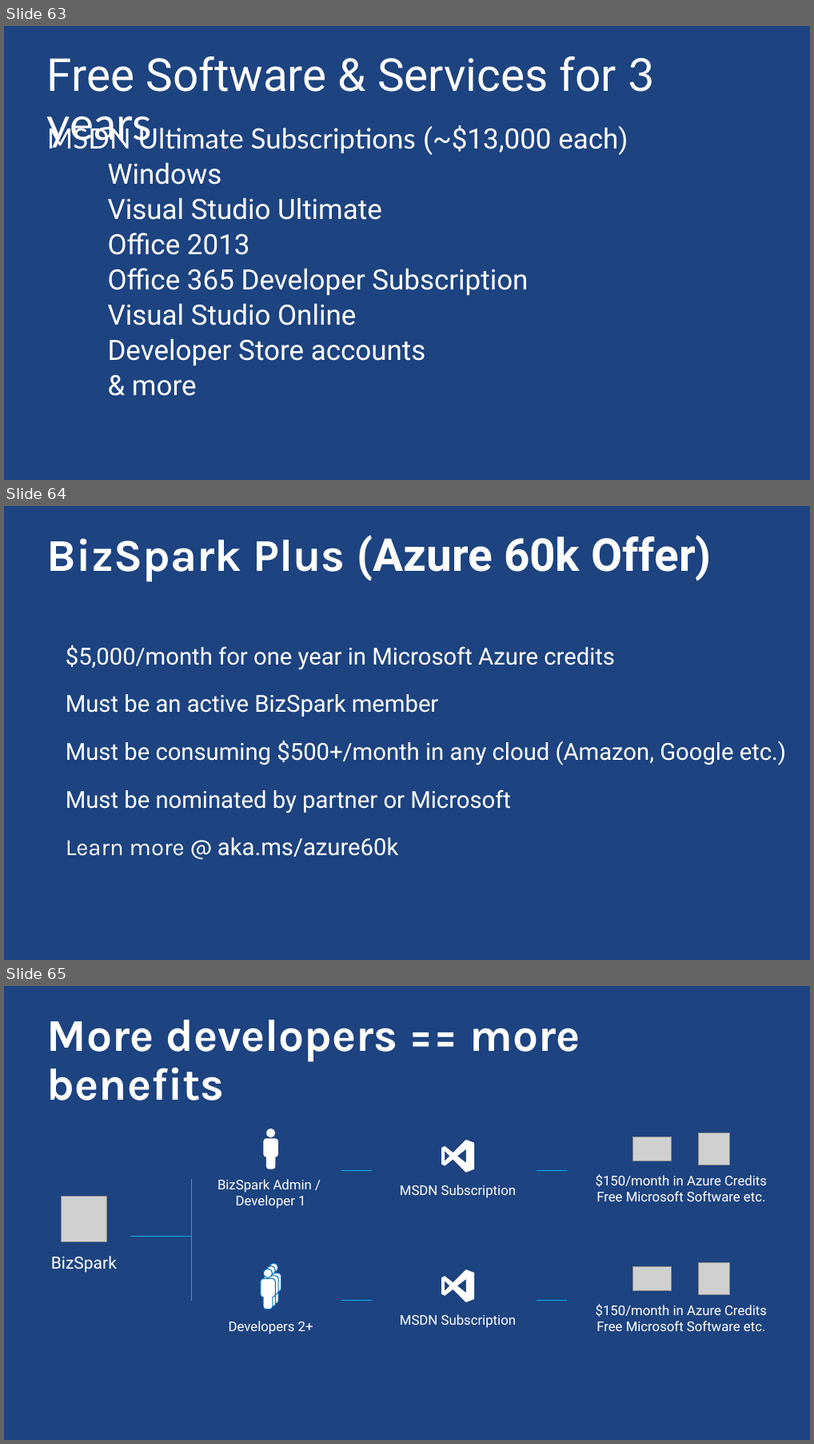
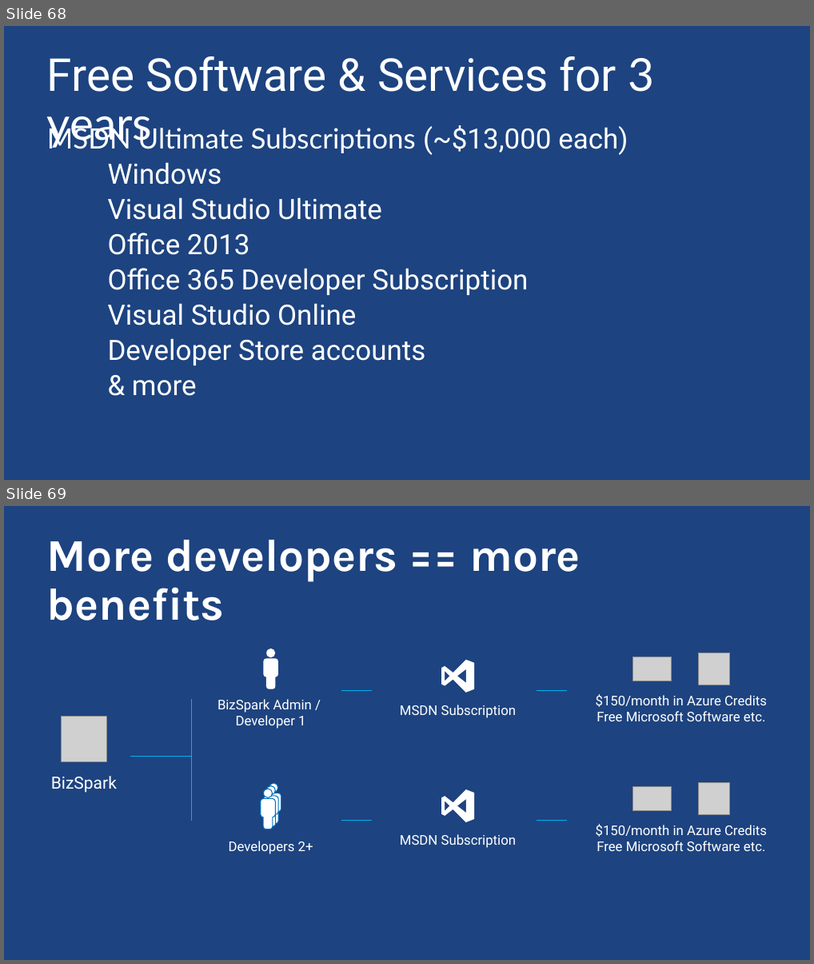
Before and after one commit to m-gagne/Microsoft-Azure-Demos, a slide deck: Azure IaaS/IaaS.pptx. Shown one above the other, each under a label of ours: slides 63, 64 and 65 before the commit, slides 68 and 69 after it. The pictures are 814x1444 and 814x964 pixels, drawn with LibreOffice and Linux fonts; fonts in the diff are those of the drawing; grey boxes stand for pictures; background and template pictures are left out. Boxes give left, top, right and bottom in pixels: in the first picture for what was removed or moved away, otherwise in the second. Text is boxed around its words. In the diff, an @@ line names an element or a change of style, - is before the commit and + after.

```diff
--- a/Azure IaaS/IaaS.pptx
+++ b/Azure IaaS/IaaS.pptx
@@ slide 64 removed at <box>4,506,810,960</box>, background picture (left out) @@
@@ title removed at <box>47,535,711,582</box> @@
-BizSpark Plus (Azure 60k Offer)
@@ text removed at <box>66,644,786,856</box> @@
-$5,000/month for one year in Microsoft Azure credits
-Must be an active BizSpark member
-Must be consuming $500+/month in any cloud (Amazon, Google etc.)
-Must be nominated by partner or Microsoft
-Learn more @ aka.ms/azure60k
@@ what was slide 63 is now slide 68 @@
@@ what was slide 65 is now slide 69 @@
```
Also in this commit, not shown: 1 slide changed, 5 slides added, 6 other files.
